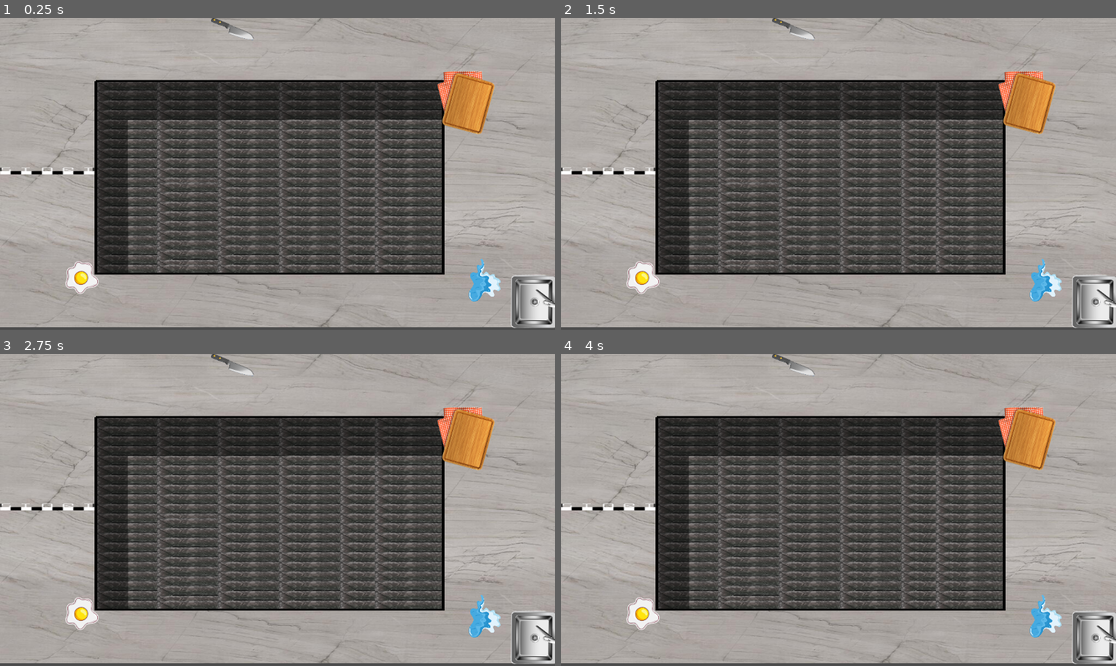
Above: before the commit, frames 1-4 (two rows, left to right).
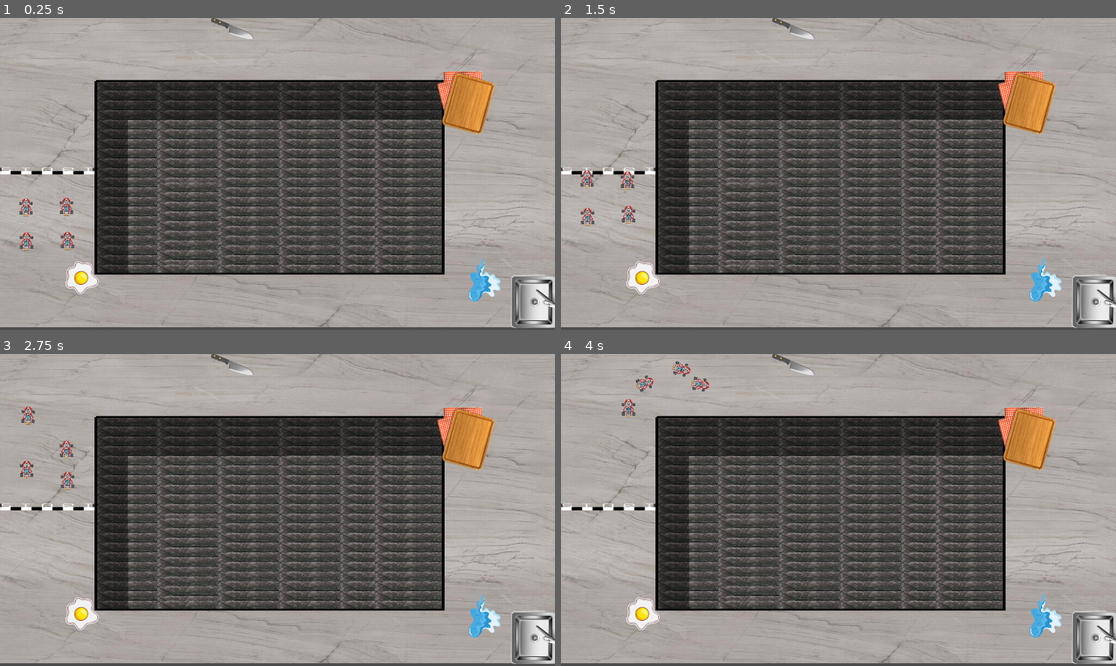
Above: after the commit, the same moments.

Repository: prathamshah2207/LudumDare56-Tiny_Racing
Game: Godot game, scene res://Scenes/kitchen_counter_track.tscn
Same seed, same stepped clock (60 frames per second), same inputs: the game is played once before the commit and once after it. Before the commit the project has no main scene; this scene is started directly in both runs.
Inputs:
- Up to frame 1 (0.25 s): no input
- Up to frame 2 (1.5 s): no input
- Up to frame 3 (2.75 s): no input
- Up to frame 4 (4 s): no input

The runs differ from the first frame. In frame 1, 0.3% of the frame differs, in the area x 3-14%, y 57-75%; in frame 2, 0.4%, in the area x 3-14%, y 48-67%; in frame 3, 0.3%; in frame 4, 0.3%.

Commit message:
Pratham: Added my bots and waypoints navigation in the kitchen scene while avoiding the obstacles

Diff:
--- a/Scenes/ai_bot.tscn
+++ b/Scenes/ai_bot.tscn
@@ -10,6 +10,7 @@
 size = Vector2(70, 92)
 
 [node name="AIBot" type="RigidBody2D"]
+collision_mask = 7
 physics_material_override = SubResource("PhysicsMaterial_6nvfs")
 center_of_mass_mode = 1
 center_of_mass = Vector2(0, 30)
@@ -20,14 +21,14 @@
 angular_damp_mode = 1
 angular_damp = 10.0
 script = ExtResource("1_koa2u")
-acceleration = 100.0
-turn_speed = 7.5
-drift_multiplier = 1.3
-min_distance_to_reach_waypoint = 10.0
 
 [node name="Sprite2D" type="Sprite2D" parent="."]
 texture_filter = 1
+scale = Vector2(0.4, 0.4)
 texture = ExtResource("1_jcsup")
 
 [node name="CollisionShape2D" type="CollisionShape2D" parent="."]
+scale = Vector2(0.4, 0.4)
 shape = SubResource("RectangleShape2D_ldwdx")
+
+[connection signal="body_entered" from="." to="." method="_on_body_entered"]
--- a/Scenes/bot_test_scene.tscn
+++ /dev/null
@@ -1,63 +0,0 @@
-[gd_scene load_steps=4 format=3 uid="uid://b1oow8fd8ruve"]
-
-[ext_resource type="PackedScene" uid="uid://dyj0vxtdewvf4" path="res://Scenes/ai_bot.tscn" id="1_o1dyd"]
-[ext_resource type="PackedScene" uid="uid://chv831vy0bxmg" path="res://Scenes/waypoint_manager.tscn" id="2_rtadq"]
-[ext_resource type="PackedScene" uid="uid://br8yilt84jai3" path="res://Scenes/line_node.tscn" id="3_1yrk8"]
-
-[node name="Bot_TestScene" type="Node2D"]
-
-[node name="AIBot" parent="." instance=ExtResource("1_o1dyd")]
-position = Vector2(-1104, 165)
-
-[node name="WaypointManager" parent="." instance=ExtResource("2_rtadq")]
-
-[node name="WaypointNode" parent="WaypointManager" instance=ExtResource("3_1yrk8")]
-position = Vector2(-880, 0)
-
-[node name="WaypointNode2" parent="WaypointManager" instance=ExtResource("3_1yrk8")]
-position = Vector2(-892, -298)
-
-[node name="WaypointNode3" parent="WaypointManager" instance=ExtResource("3_1yrk8")]
-position = Vector2(-764, -738)
-
-[node name="WaypointNode4" parent="WaypointManager" instance=ExtResource("3_1yrk8")]
-position = Vector2(-39, -768)
-
-[node name="WaypointNode7" parent="WaypointManager" instance=ExtResource("3_1yrk8")]
-position = Vector2(626, -734)
-
-[node name="WaypointNode8" parent="WaypointManager" instance=ExtResource("3_1yrk8")]
-position = Vector2(756, -559)
-
-[node name="WaypointNode9" parent="WaypointManager" instance=ExtResource("3_1yrk8")]
-position = Vector2(487, -432)
-
-[node name="WaypointNode10" parent="WaypointManager" instance=ExtResource("3_1yrk8")]
-position = Vector2(-130, -347)
-
-[node name="WaypointNode11" parent="WaypointManager" instance=ExtResource("3_1yrk8")]
-position = Vector2(-342, -121)
-
-[node name="WaypointNode12" parent="WaypointManager" instance=ExtResource("3_1yrk8")]
-position = Vector2(116, 54)
-
-[node name="WaypointNode13" parent="WaypointManager" instance=ExtResource("3_1yrk8")]
-position = Vector2(786, 176)
-
-[node name="WaypointNode5" parent="WaypointManager" instance=ExtResource("3_1yrk8")]
-position = Vector2(614, 400)
-
-[node name="WaypointNode6" parent="WaypointManager" instance=ExtResource("3_1yrk8")]
-position = Vector2(-382, 414)
-
-[node name="WaypointNode14" parent="WaypointManager" instance=ExtResource("3_1yrk8")]
-position = Vector2(-806, 298)
-
-[node name="Camera2D" type="Camera2D" parent="."]
-zoom = Vector2(0.35, 0.35)
-
-[node name="AIBot2" parent="." instance=ExtResource("1_o1dyd")]
-position = Vector2(-876, 207)
-
-[node name="AIBot3" parent="." instance=ExtResource("1_o1dyd")]
-position = Vector2(-607, 180)
--- a/Scenes/game_manager.tscn
+++ b/Scenes/game_manager.tscn
@@ -1,6 +1,6 @@
-[gd_scene load_steps=2 format=3 uid="uid://rxb0wnav1dp"]
+[gd_scene load_steps=2 format=3 uid="uid://dpd21eql327wk"]
 
-[ext_resource type="Script" path="res://Scenes/game_manager.gd" id="1_mexe5"]
+[ext_resource type="Script" path="res://Scripts/game_manager.gd" id="1_mexe5"]
 
 [node name="Game_Manager" type="Node"]
 script = ExtResource("1_mexe5")
--- a/Scenes/kitchen_counter_track.tscn
+++ b/Scenes/kitchen_counter_track.tscn
@@ -1,14 +1,18 @@
-[gd_scene load_steps=23 format=3 uid="uid://cqk6u6cdydwtu"]
+[gd_scene load_steps=28 format=3 uid="uid://ycpjrcyw253r"]
 
 [ext_resource type="Texture2D" uid="uid://ctkdamwwvk7ff" path="res://resources/floor_tileset/Poliigon_StoneQuartzite_8060/1K/Poliigon_StoneQuartzite_8060_BaseColor.jpg" id="1_j0jx0"]
-[ext_resource type="Script" path="res://Scenes/start_finish_line.gd" id="2_1mtsj"]
+[ext_resource type="Script" path="res://Scripts/start_finish_line.gd" id="2_1mtsj"]
 [ext_resource type="Texture2D" uid="uid://cjto8es6e22q6" path="res://resources/floor_tileset/tilesey/Tilelists/Tilelist2.png" id="2_lt1y8"]
 [ext_resource type="Texture2D" uid="uid://b0km4lkntamun" path="res://Sprites/knife.png" id="3_a2201"]
 [ext_resource type="Texture2D" uid="uid://cilcnrh03wvo1" path="res://Sprites/choppingBoard2.png" id="4_ncfba"]
 [ext_resource type="Texture2D" uid="uid://4mw6hu2p16wh" path="res://resources/startline/start piskel.png" id="4_oedf3"]
 [ext_resource type="Texture2D" uid="uid://cuqc7074qvj6h" path="res://Sprites/water_spilled.svg" id="5_35an8"]
+[ext_resource type="Script" path="res://Scripts/slow_effect.gd" id="5_ykjl7"]
 [ext_resource type="Texture2D" uid="uid://bci7dynealimw" path="res://Sprites/sink1.png" id="6_qgwdi"]
 [ext_resource type="Texture2D" uid="uid://6kpvobrv4483" path="res://Sprites/friedEgg_128.png" id="7_q0hnc"]
+[ext_resource type="PackedScene" uid="uid://b4igxx641csf2" path="res://Scenes/waypoint_manager.tscn" id="10_8et1v"]
+[ext_resource type="PackedScene" uid="uid://bbiaxhc414u7i" path="res://Scenes/line_node.tscn" id="11_khni6"]
+[ext_resource type="PackedScene" uid="uid://csld4j3p01dgy" path="res://Scenes/ai_bot.tscn" id="12_u1m1a"]
 
 [sub_resource type="TileSetAtlasSource" id="TileSetAtlasSource_7fgtb"]
 texture = ExtResource("2_lt1y8")
@@ -1770,6 +1774,9 @@
 [sub_resource type="RectangleShape2D" id="RectangleShape2D_kmtmg"]
 size = Vector2(199, 20.25)
 
+[sub_resource type="RectangleShape2D" id="RectangleShape2D_0b3s4"]
+size = Vector2(196, 20)
+
 [node name="KitchenCounterTrack" type="Node2D"]
 
 [node name="CounterSurface" type="Sprite2D" parent="."]
@@ -1792,8 +1799,10 @@
 width = 5.0
 default_color = Color(0.01, 0.01, 0.01, 1)
 
-[node name="CollisionShape2D" type="CollisionShape2D" parent="CounterSurface/TileMap"]
-position = Vector2(-17.6857, 14.3551)
+[node name="StaticBody2D" type="StaticBody2D" parent="CounterSurface/TileMap"]
+
+[node name="CollisionShape2D" type="CollisionShape2D" parent="CounterSurface/TileMap/StaticBody2D"]
+position = Vector2(-17.6857, 14.355)
 shape = SubResource("RectangleShape2D_tkow1")
 
 [node name="Obstacles" type="Node" parent="CounterSurface"]
@@ -1828,11 +1837,12 @@
 rotation = 2.17608
 shape = SubResource("RectangleShape2D_rc6fk")
 
-[node name="waterSpilled" type="StaticBody2D" parent="CounterSurface/Obstacles"]
+[node name="waterSpilled" type="Area2D" parent="CounterSurface/Obstacles"]
 z_index = 5
 rotation = 1.26452
 scale = Vector2(0.2, 0.2)
 collision_layer = 2
+script = ExtResource("5_ykjl7")
 
 [node name="Sprite2D" type="Sprite2D" parent="CounterSurface/Obstacles/waterSpilled"]
 position = Vector2(4135.37, -3973.03)
@@ -1861,10 +1871,12 @@
 rotation = 1.88057
 shape = SubResource("RectangleShape2D_iabfj")
 
-[node name="omlet" type="StaticBody2D" parent="CounterSurface/Obstacles"]
+[node name="omlet" type="Area2D" parent="CounterSurface/Obstacles"]
 z_index = 5
 rotation = 1.26452
 scale = Vector2(0.2, 0.2)
+collision_layer = 2
+script = ExtResource("5_ykjl7")
 
 [node name="Sprite2D" type="Sprite2D" parent="CounterSurface/Obstacles/omlet"]
 position = Vector2(2821.34, 16.436)
@@ -1896,7 +1908,9 @@
 position = Vector2(576.75, 652)
 shape = SubResource("RectangleShape2D_vbc00")
 
-[node name="StartFinishLine" type="StaticBody2D" parent="." groups=["racers"]]
+[node name="StartFinishLine" type="Area2D" parent="." groups=["racers"]]
+z_index = 3
+collision_layer = 4
 script = ExtResource("2_1mtsj")
 
 [node name="Sprite2D" type="Sprite2D" parent="StartFinishLine"]
@@ -1907,5 +1921,95 @@
 
 [node name="CollisionShape2D" type="CollisionShape2D" parent="StartFinishLine"]
 position = Vector2(97.5, 317.875)
+rotation = -3.14159
 shape = SubResource("RectangleShape2D_kmtmg")
+
+[node name="OneWayPass" type="StaticBody2D" parent="StartFinishLine"]
+
+[node name="CollisionShape2D" type="CollisionShape2D" parent="StartFinishLine/OneWayPass"]
+position = Vector2(98, 301)
+scale = Vector2(1, 0.25)
+shape = SubResource("RectangleShape2D_0b3s4")
 one_way_collision = true
+
+[node name="WaypointManager" parent="." instance=ExtResource("10_8et1v")]
+z_index = 6
+
+[node name="LineNode" parent="WaypointManager" instance=ExtResource("11_khni6")]
+position = Vector2(97.5, 250)
+
+[node name="LineNode2" parent="WaypointManager" instance=ExtResource("11_khni6")]
+position = Vector2(111, 70)
+rotation = 0.666716
+
+[node name="LineNode3" parent="WaypointManager" instance=ExtResource("11_khni6")]
+position = Vector2(516, 92)
+rotation = 1.5708
+scale = Vector2(0.59, 1)
+
+[node name="LineNode4" parent="WaypointManager" instance=ExtResource("11_khni6")]
+position = Vector2(735, 67)
+rotation = 1.5708
+
+[node name="LineNode5" parent="WaypointManager" instance=ExtResource("11_khni6")]
+position = Vector2(898, 72)
+rotation = 1.5708
+scale = Vector2(0.63, 1)
+
+[node name="LineNode6" parent="WaypointManager" instance=ExtResource("11_khni6")]
+position = Vector2(1084, 68)
+rotation = -0.666716
+scale = Vector2(0.63, 1)
+
+[node name="LineNode7" parent="WaypointManager" instance=ExtResource("11_khni6")]
+position = Vector2(1095, 190)
+
+[node name="LineNode8" parent="WaypointManager" instance=ExtResource("11_khni6")]
+position = Vector2(1032, 467)
+
+[node name="LineNode9" parent="WaypointManager" instance=ExtResource("11_khni6")]
+position = Vector2(958, 589)
+rotation = 0.549779
+scale = Vector2(0.755, 1)
+
+[node name="LineNode10" parent="WaypointManager" instance=ExtResource("11_khni6")]
+position = Vector2(822, 587)
+rotation = 1.5708
+scale = Vector2(0.85, 1)
+
+[node name="LineNode11" parent="WaypointManager" instance=ExtResource("11_khni6")]
+position = Vector2(318, 598)
+rotation = 1.5708
+scale = Vector2(0.85, 1)
+
+[node name="LineNode12" parent="WaypointManager" instance=ExtResource("11_khni6")]
+position = Vector2(84, 605)
+rotation = 2.26893
+scale = Vector2(0.85, 1)
+
+[node name="LineNode13" parent="WaypointManager" instance=ExtResource("11_khni6")]
+position = Vector2(60, 474)
+
+[node name="Bots" type="Node" parent="."]
+
+[node name="AIBot" parent="Bots" instance=ExtResource("12_u1m1a")]
+z_index = 7
+position = Vector2(54, 390)
+
+[node name="AIBot2" parent="Bots" instance=ExtResource("12_u1m1a")]
+z_index = 7
+position = Vector2(138, 389)
+
+[node name="AIBot3" parent="Bots" instance=ExtResource("12_u1m1a")]
+z_index = 7
+position = Vector2(55, 461)
+
+[node name="AIBot4" parent="Bots" instance=ExtResource("12_u1m1a")]
+z_index = 7
+position = Vector2(140, 460)
+
+[connection signal="body_entered" from="CounterSurface/Obstacles/waterSpilled" to="CounterSurface/Obstacles/waterSpilled" method="_on_body_entered"]
+[connection signal="body_exited" from="CounterSurface/Obstacles/waterSpilled" to="CounterSurface/Obstacles/waterSpilled" method="_on_body_exited"]
+[connection signal="body_entered" from="CounterSurface/Obstacles/omlet" to="CounterSurface/Obstacles/omlet" method="_on_body_entered"]
+[connection signal="body_exited" from="CounterSurface/Obstacles/omlet" to="CounterSurface/Obstacles/omlet" method="_on_body_exited"]
+[connection signal="body_entered" from="StartFinishLine" to="StartFinishLine" method="_on_body_entered"]
--- a/Scenes/line_node.tscn
+++ b/Scenes/line_node.tscn
@@ -6,5 +6,5 @@
 script = ExtResource("1_cdmpe")
 
 [node name="Line2D" type="Line2D" parent="."]
-points = PackedVector2Array(-150, 0, 150, 0)
+points = PackedVector2Array(-50, 0, 50, 0)
 width = 5.0
--- a/Scenes/start_finish_line.gd
+++ /dev/null
@@ -1,18 +0,0 @@
-extends StaticBody2D
-
-# Signal to notify when a racer crosses the line
-signal racer_crossed(racer)
-
-
-func _ready() -> void:
-	# Connect the body_entered signal to a function
-	#connect("body_entered", self, "_on_body_entered")
-	pass
-
-func _on_body_entered(body):
-	# Checks if the body is a racer (you might want to check for a specific group or property)
-	if body.is_in_group("racers"):
-		# Emit a signal or perform an action when a racer crosses
-		emit_signal("racer_crossed", body)
-		# Optionally, print to console for debugging
-		print("Racer crossed the start/finish line: ", body.name)
--- a/Scripts/ai_bot.gd
+++ b/Scripts/ai_bot.gd
@@ -1,15 +1,15 @@
 extends RigidBody2D
 
-@export var speed := randf_range(400.0, 600.0)  # Max speed
-@export var acceleration := randf_range(150.0, 250.0)  # How fast it accelerates to max speed
-@export var turn_speed := 5.0  # Max angular velocity for turning
-@export var drift_threshold := 0.2  # Threshold for drifting
-@export var drift_multiplier := 0.9
-@export var min_distance_to_reach_waypoint := 50.0  # Distance threshold for waypoint switch
+@export var speed := randf_range(140.0, 250.0)  # Max speed
+@export var acceleration := randf_range(90.0, 120.0)  # How fast it accelerates to max speed
+@export var turn_speed := 8.5  # Max angular velocity for turning
+@export var drift_threshold := 0.15  # Threshold for drifting
+@export var drift_multiplier := 1.6
+@export var min_distance_to_reach_waypoint := 10.0  # Distance threshold for waypoint switch
 
 var current_waypoint : Node2D = null
 var waypoint_manager : Node2D = null
-@export var root_name : String = "Bot_TestScene"
+@export var root_name : String = "KitchenCounterTrack"
 
 var current_speed := 0.0  # Start speed at 0
 var last_direction := Vector2.ZERO  # Store last direction for drifting
--- a/Scenes/game_manager.gd
+++ b/Scripts/game_manager.gd
@@ -18,7 +18,7 @@
 var is_paused: bool = false
 var bots: Array = []
 
-@onready var player_car = get_node(player_car_path)
+#@onready var player_car = get_node(player_car_path)
 
 func _ready():
 	process_mode = Node.PROCESS_MODE_ALWAYS  # Ensure this node isn't affected by pause
--- /dev/null
+++ b/Scripts/slow_effect.gd
@@ -0,0 +1,10 @@
+extends Area2D
+
+func _on_body_entered(body: RigidBody2D) -> void:
+	#print(body.name, "entered")
+	body.speed /= 4.0
+
+
+func _on_body_exited(body: RigidBody2D) -> void:
+	#print(body.name, "exited")
+	body.speed *= 4.0
--- /dev/null
+++ b/Scripts/start_finish_line.gd
@@ -0,0 +1,6 @@
+extends Area2D
+
+
+
+func _on_body_entered(body: RigidBody2D) -> void:
+	print(body.name, "just passed finish line")
--- a/Scripts/waypoint_manager.gd
+++ b/Scripts/waypoint_manager.gd
@@ -5,7 +5,7 @@
 func _ready():
 	# Get all waypoints under the WaypointManager node
 	waypoints = get_children()
-	print(waypoints)
+	#print(waypoints)
 
 	# Link waypoints
 	for i in range(waypoints.size() - 1):
@@ -14,12 +14,9 @@
 	# Optionally loop the last waypoint to the first
 	waypoints[waypoints.size() - 1].set_next_waypoint(waypoints[0])
 
-func _draw():
-	# Draw lines between waypoints for visualization
-	for i in range(waypoints.size() - 1):
-		draw_line(waypoints[i].global_position, waypoints[i + 1].global_position, Color(1, 0, 0), 2)
-	# Optionally draw a line from the last to the first waypoint
-	draw_line(waypoints[waypoints.size() - 1].global_position, waypoints[0].global_position, Color(0, 1, 0), 2)
-
-func _process(delta: float):
-	queue_redraw()
+#func _draw():
+	## Draw lines between waypoints for visualization
+	#for i in range(waypoints.size() - 1):
+		#draw_line(waypoints[i].global_position, waypoints[i + 1].global_position, Color(1, 0, 0), 2)
+	## Optionally draw a line from the last to the first waypoint
+	#draw_line(waypoints[waypoints.size() - 1].global_position, waypoints[0].global_position, Color(0, 1, 0), 2)
--- a/project.godot
+++ b/project.godot
@@ -11,6 +11,7 @@
 [application]
 
 config/name="ludumDare"
+run/main_scene="res://Scenes/kitchen_counter_track.tscn"
 config/features=PackedStringArray("4.3", "GL Compatibility")
 config/icon="res://icon.svg"
 <<<<<<<HEADrun/main_scene="res://Scenes/bot_test_scene.tscn"
Not shown: 1 places in Scenes/line_node.tscn that only renumber resources
Not shown: 1 places in Scenes/waypoint_manager.tscn that only renumber resources
